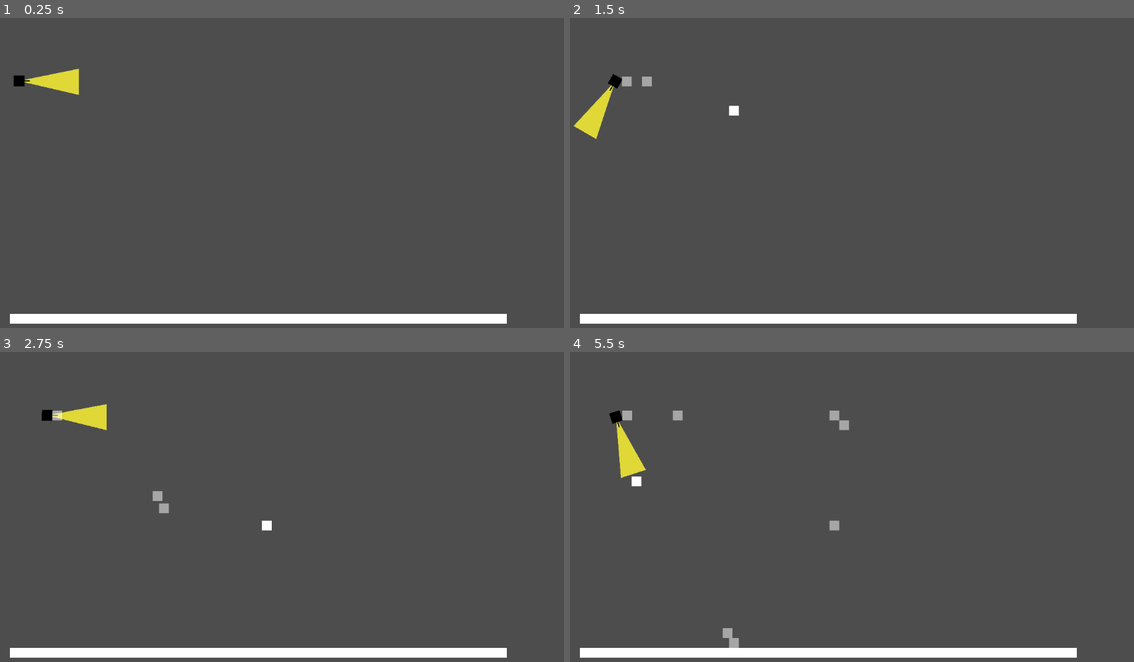
Above: before the commit, frames 1-4 (two rows, left to right).
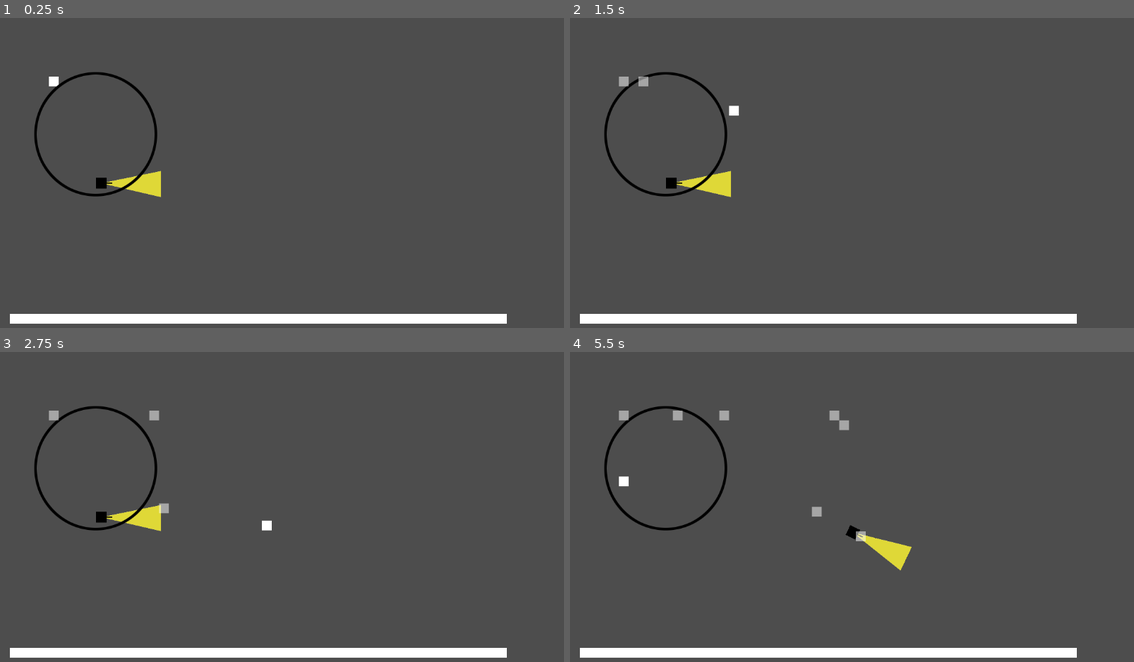
Above: after the commit, the same moments.

Repository: mk5med/godot-starting-fresh
Game: Godot game, scene res://scenes/main_scene.tscn
The game is run twice, just before and just after one commit, with the same random seed, the same clock (stepped at 60 frames per second) and the same inputs.
Inputs:
- Up to frame 1 (0.25 s): no input
- Up to frame 2 (1.5 s): tap Enter at 0.5 s; hold Right (ui_right) 0.53-1.28 s; tap \ (start_fresh) at 0.6, 1.35 s; hold Down (ui_down) from 1.28 s (still down)
- Up to frame 3 (2.75 s): release Down (ui_down) at 2.03 s; hold Right (ui_right) from 2.03 s (still down); tap \ (start_fresh) at 2.1 s
- Up to frame 4 (5.5 s): release Right (ui_right) at 2.78 s; hold Up (ui_up) 2.78-3.53 s; tap \ (start_fresh) every 0.75 s from 2.85 to 5.1 s; hold Left (ui_left) 3.53-5.03 s; hold Down (ui_down) from 5.03 s (still down)

The runs differ from the first frame. In frame 1, 1.6% of the frame differs, in the area x 2-29%, y 16-58%; in frame 2, 1.7%; in frame 3, 1.7%; in frame 4, 2.1%, in the area x 6-61%, y 17-96%.

Commit message:
Add enemy distractions

Diff:
--- /dev/null
+++ b/components/distraction/distraction.gd
@@ -0,0 +1,64 @@
+extends Area2D
+
+@onready var detectionArea: Area2D = $DetectionArea
+@onready var shape: CircleShape2D = $DetectionArea/Shape.shape as CircleShape2D
+@export var growSpeed: float = 200
+
+enum STATE { NONE, GROWING, DISSAPATING }
+var elapsed_time: float = 0
+var state: STATE = STATE.NONE
+var maxRadius = 200
+var minRadius = 0
+const SUSPICION_LAYER = 2
+
+
+func _input(event):
+	if event.is_pressed() and event.as_text() == "G":
+		doDistract()
+
+
+func doDistract():
+	state = STATE.GROWING
+	shape.radius = minRadius
+	# Enable the
+	detectionArea.set_collision_layer_value(SUSPICION_LAYER, true)
+	pass
+
+
+func _draw():
+	if state == STATE.GROWING:
+		var color = Color.from_string("#ffffff80", Color.BLACK)
+		color.a = 1 - shape.radius / maxRadius
+		draw_circle(
+			# Circle center relative to the position
+			Vector2.ZERO,
+			# Circle radius
+			shape.radius,
+			color
+		)
+
+
+func _process(delta):
+	queue_redraw()
+
+
+func _physics_process(delta):
+	elapsed_time += delta
+	if state == STATE.GROWING:
+		shape.radius = move_toward(shape.radius, maxRadius, delta * growSpeed)
+
+		if shape.radius == maxRadius:
+			state = STATE.NONE
+			shape.radius = minRadius
+			detectionArea.set_collision_layer_value(SUSPICION_LAYER, false)
+
+	pass
+
+
+func _stateMachine():
+	pass
+
+
+func _on_detection_area_body_entered(body: Node2D):
+	print(body)
+	pass  # Replace with function body.
--- /dev/null
+++ b/components/distraction/distraction.tscn
@@ -0,0 +1,29 @@
+[gd_scene load_steps=5 format=3 uid="uid://cfdiojd2aeh7l"]
+
+[ext_resource type="Script" path="res://components/distraction/distraction.gd" id="1_iem0q"]
+[ext_resource type="Texture2D" uid="uid://tqohumjdskbs" path="res://assets/distract_detection_effect.png" id="2_e1qah"]
+
+[sub_resource type="RectangleShape2D" id="RectangleShape2D_j7i15"]
+
+[sub_resource type="CircleShape2D" id="CircleShape2D_00d06"]
+
+[node name="distraction" type="Area2D"]
+collision_layer = 5
+script = ExtResource("1_iem0q")
+
+[node name="Sprite2D" type="Sprite2D" parent="."]
+
+[node name="CollisionShape2D" type="CollisionShape2D" parent="."]
+shape = SubResource("RectangleShape2D_j7i15")
+
+[node name="DetectionArea" type="Area2D" parent="."]
+collision_layer = 2
+collision_mask = 0
+
+[node name="Shape" type="CollisionShape2D" parent="DetectionArea"]
+shape = SubResource("CircleShape2D_00d06")
+
+[node name="Sprite2D" type="Sprite2D" parent="DetectionArea"]
+texture = ExtResource("2_e1qah")
+
+[connection signal="body_entered" from="DetectionArea" to="." method="_on_detection_area_body_entered"]
--- a/components/enemy/Hunt.gd
+++ b/components/enemy/Hunt.gd
@@ -37,7 +37,7 @@
 	else:
 		# The hunt is SEARCHING
 		# Rotate 360 degrees
-		self.enemy.rotate(PI / SEARCH_TIME * delta * 6)
+		self.enemy.rotation = PI / SEARCH_TIME * sin(4 * searchTimeRemaining)
 		pass
 
 
--- a/components/enemy/enemy.gd
+++ b/components/enemy/enemy.gd
@@ -14,7 +14,7 @@
 var baseState = ENEMY_STATE.IDLE
 var state: ENEMY_STATE = baseState
 var alertness = Alertness.new()
-var player: Player = null
+var player: Node2D = null
 var hunt: Hunt
 
 
@@ -78,14 +78,10 @@
 		followPath(delta)
 
 
-func _on_detection_area_body_entered(body):
-	print("Entered ", body)
+func _onSomethingEntered(body: Node2D):
 	player = body
 	hunt.setSearchPos(player.position)
-	pass
 
 
-func _on_detection_area_body_exited(body):
-	print("Exited ", body)
+func _onSomethingExited(_body: Node2D):
 	player = null
-	pass
--- a/components/enemy/enemy.tscn
+++ b/components/enemy/enemy.tscn
@@ -7,7 +7,7 @@
 [sub_resource type="RectangleShape2D" id="RectangleShape2D_8ku6j"]
 
 [sub_resource type="RectangleShape2D" id="RectangleShape2D_fcma1"]
-size = Vector2(120.5, 46)
+size = Vector2(130, 46)
 
 [node name="enemy" type="StaticBody2D"]
 script = ExtResource("1_74fya")
@@ -16,11 +16,11 @@
 shape = SubResource("RectangleShape2D_8ku6j")
 
 [node name="DetectionArea" type="Area2D" parent="."]
-collision_layer = 3
+collision_layer = 0
 collision_mask = 2
 
 [node name="CollisionShape2D" type="CollisionShape2D" parent="DetectionArea"]
-position = Vector2(59.75, 0)
+position = Vector2(55, 0)
 shape = SubResource("RectangleShape2D_fcma1")
 
 [node name="Sprite2D" type="Sprite2D" parent="DetectionArea"]
@@ -38,5 +38,7 @@
 scale = Vector2(0.0859375, 0.0078125)
 texture = ExtResource("2_0ksqu")
 
-[connection signal="body_entered" from="DetectionArea" to="." method="_on_detection_area_body_entered"]
-[connection signal="body_exited" from="DetectionArea" to="." method="_on_detection_area_body_exited"]
+[connection signal="area_entered" from="DetectionArea" to="." method="_onSomethingEntered"]
+[connection signal="area_exited" from="DetectionArea" to="." method="_onSomethingExited"]
+[connection signal="body_entered" from="DetectionArea" to="." method="_onSomethingEntered"]
+[connection signal="body_exited" from="DetectionArea" to="." method="_onSomethingExited"]
--- a/components/player/player.tscn
+++ b/components/player/player.tscn
@@ -7,7 +7,7 @@
 [sub_resource type="RectangleShape2D" id="RectangleShape2D_30py8"]
 
 [node name="player" type="CharacterBody2D"]
-collision_layer = 3
+collision_layer = 2
 script = ExtResource("1_v0xs7")
 
 [node name="Sprite2D" type="Sprite2D" parent="."]
--- a/project.godot
+++ b/project.godot
@@ -29,3 +29,9 @@
 , Object(InputEventKey,"resource_local_to_scene":false,"resource_name":"","device":-1,"window_id":0,"alt_pressed":false,"shift_pressed":false,"ctrl_pressed":false,"meta_pressed":false,"pressed":false,"keycode":0,"physical_keycode":39,"key_label":0,"unicode":39,"echo":false,"script":null)
 ]
 }
+
+[layer_names]
+
+2d_physics/layer_1="Block"
+2d_physics/layer_2="Suscpicion"
+2d_physics/layer_3="Interactable"
--- a/scenes/main_scene.tscn
+++ b/scenes/main_scene.tscn
@@ -1,9 +1,10 @@
-[gd_scene load_steps=5 format=3 uid="uid://bg8dflwyhj63m"]
+[gd_scene load_steps=6 format=3 uid="uid://bg8dflwyhj63m"]
 
 [ext_resource type="PackedScene" uid="uid://bgdhe4waxlfjy" path="res://components/player/player.tscn" id="1_5kvux"]
 [ext_resource type="PackedScene" uid="uid://dnxsng4ofrx2t" path="res://components/surface/surface.tscn" id="2_0c4sn"]
 [ext_resource type="PackedScene" uid="uid://bcjdwcdloq6fa" path="res://components/enemy/enemy.tscn" id="3_usmon"]
 [ext_resource type="PackedScene" uid="uid://ci4yn7jo7mrue" path="res://components/enemy/enemymanager.tscn" id="4_line8"]
+[ext_resource type="PackedScene" uid="uid://cfdiojd2aeh7l" path="res://components/distraction/distraction.tscn" id="5_ghg75"]
 
 [node name="Node2D" type="Node2D"]
 
@@ -17,6 +18,9 @@
 position = Vector2(21, 620)
 
 [node name="enemy" parent="." instance=ExtResource("3_usmon")]
-position = Vector2(39, 143)
+position = Vector2(207, 352)
 
 [node name="enemymanager" parent="." instance=ExtResource("4_line8")]
+
+[node name="distraction" parent="." instance=ExtResource("5_ghg75")]
+position = Vector2(196, 252)
Binary file added: assets/distract_detection_effect.png
Not shown, added: assets/distract_detection_effect.png.import
